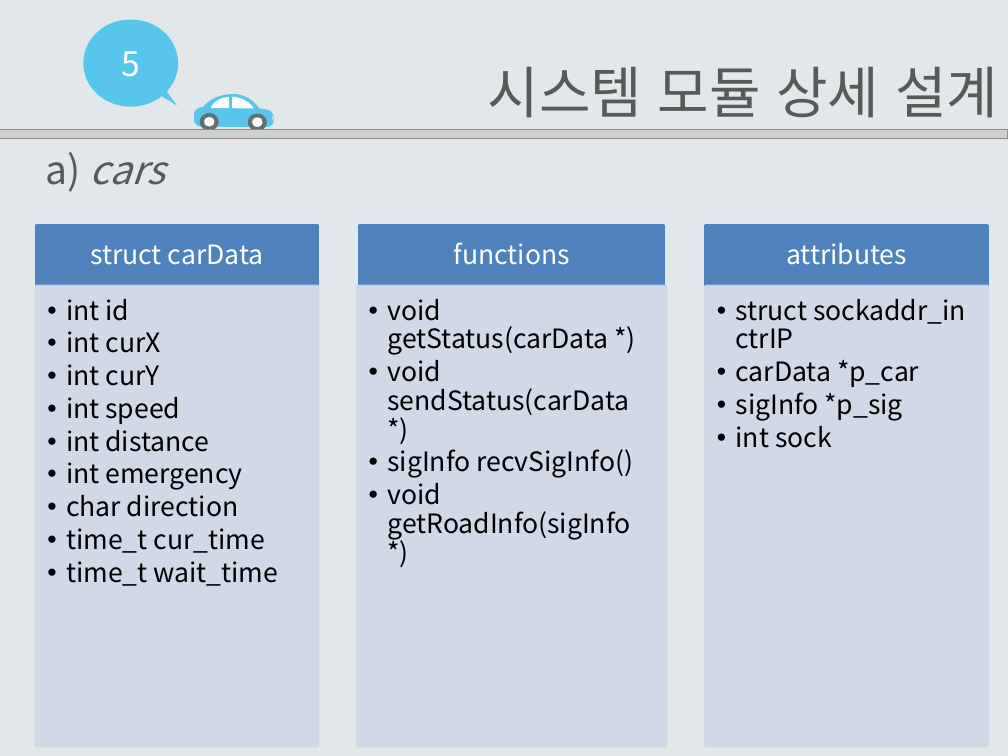
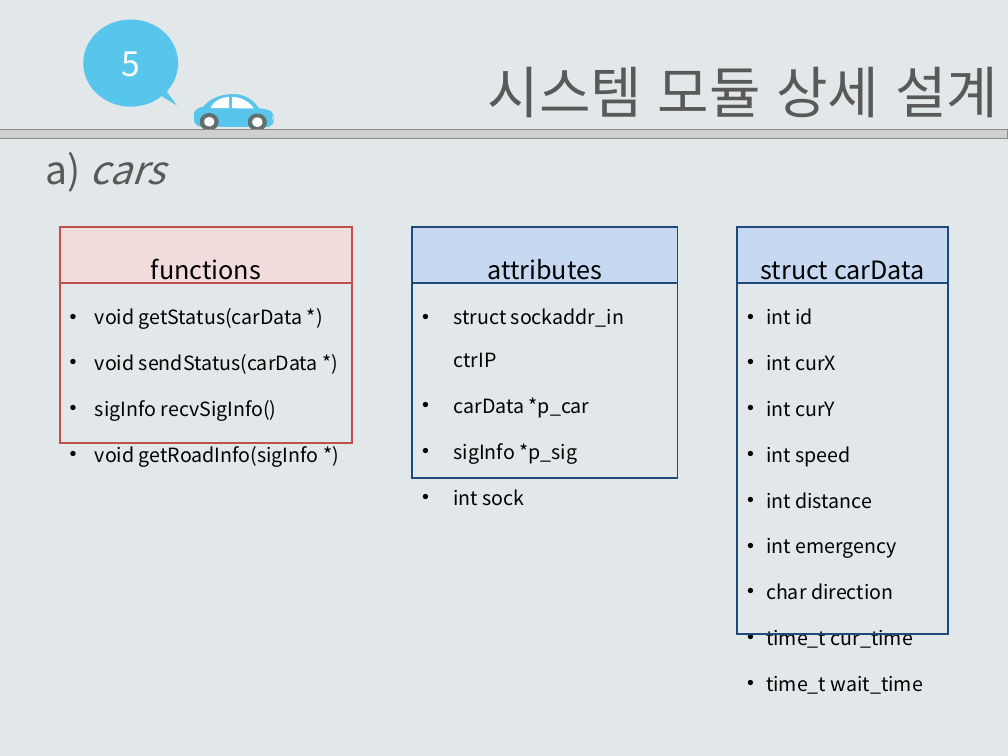
Before and after one commit to EomHeeSang/grad_proj, a slide deck: slide 15 of 발표자료/설계서2-14(엄희상,박주호,김태경).pptx. Drawn at 1008x756 pixels with LibreOffice and Linux fonts; fonts in the diff are those of the drawing; grey boxes stand for pictures. Boxes give left, top, right and bottom in pixels: in the first picture for what was removed or moved away, otherwise in the second. Text is boxed around its words. In the diff, an @@ line names an element or a change of style, - is before the commit and + after.

```diff
--- a/발표자료/설계서2-14(엄희상,박주호,김태경).pptx
+++ b/발표자료/설계서2-14(엄희상,박주호,김태경).pptx
@@ table added at (x1=59, y1=227, x2=352, y2=471), 2 rows, 1 columns @@
+functions
+void getStatus(carData *) / void sendStatus(carData *) / sigInfo recvSigInfo() / void getRoadInfo(sigInfo *)
@@ table added at (x1=412, y1=227, x2=677, y2=510), 2 rows, 1 columns @@
+attributes
+struct sockaddr_in ctrIP / carData *p_car / sigInfo *p_sig / int sock
@@ table added at (x1=737, y1=227, x2=949, y2=698), 2 rows, 1 columns @@
+struct carData
+int id / int curX / int curY / int speed / int distance / int emergency / char direction / time_t cur_time / time_t wait_time
@@ group removed at (x1=36, y1=226, x2=988, y2=746): 6 rectangles, 6 texts @@
-struct carData
-  •• int id
-  •• int curX
-  •• int curY
-  •• int speed
-  •• int distance
-  •• int emergency
-  •• char direction
-  •• time_t cur_time
-  •• time_t wait_time
-functions
-  •• void getStatus(carData *)
-  •• void sendStatus(carData *)
-  •• sigInfo recvSigInfo()
-  •• void getRoadInfo(sigInfo *)
-attributes
-  •• struct sockaddr_in ctrIP
-  •• carData *p_car
-  •• sigInfo *p_sig
-  •• int sock
```
Also in this commit, not shown: 18 other slides changed, 1 slide added, 3 other files.
